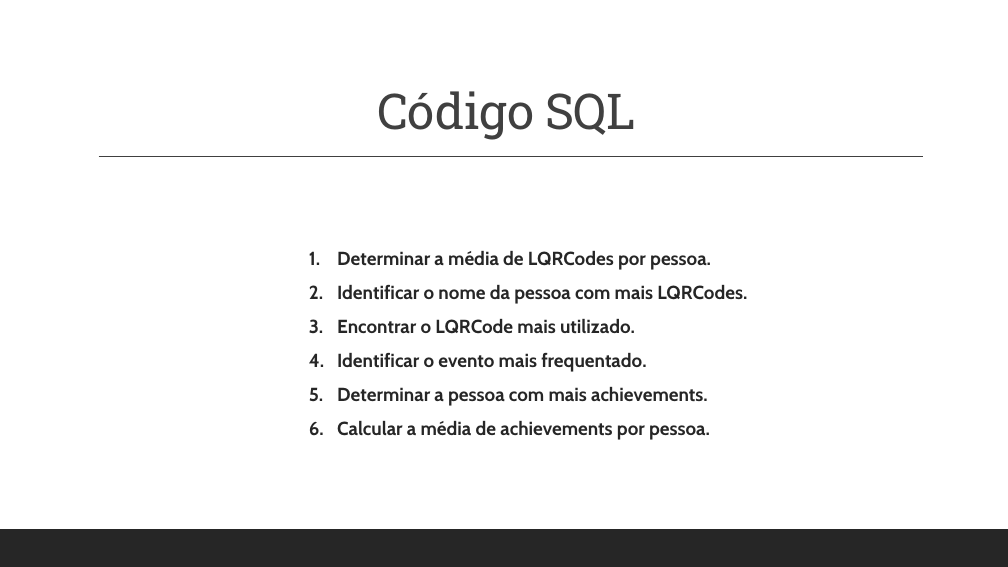
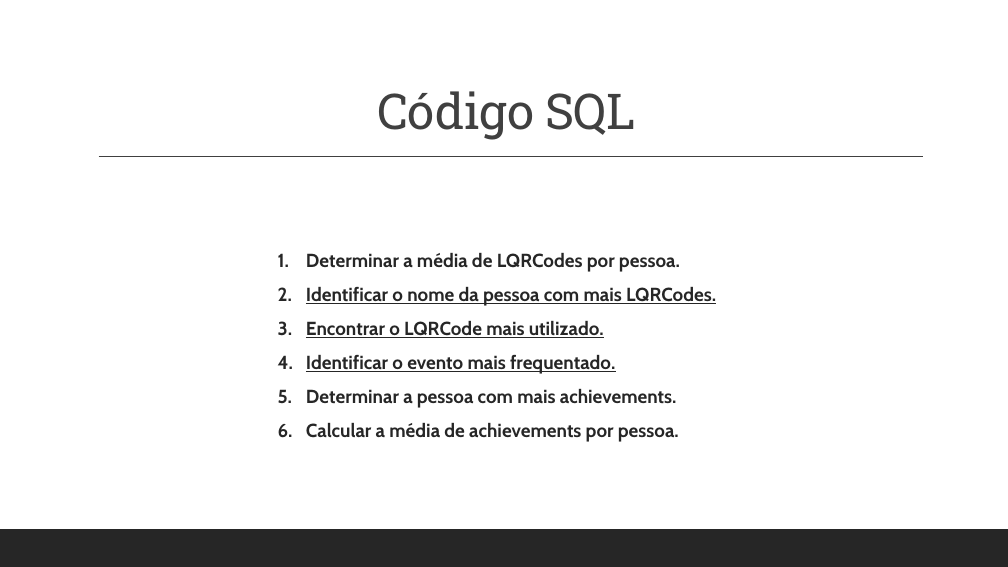
Before and after one commit to Fang261/QR-Caching_WEB, a slide deck: slide 4 of Apresentação/Qr_Caching_Estatisticas.pptx. Drawn at 1008x567 pixels with LibreOffice and Linux fonts; fonts in the diff are those of the drawing. Boxes give left, top, right and bottom in pixels: in the first picture for what was removed or moved away, otherwise in the second. Text is boxed around its words. In the diff, an @@ line names an element or a change of style, - is before the commit and + after.

```diff
--- a/Apresentação/Qr_Caching_Estatisticas.pptx
+++ b/Apresentação/Qr_Caching_Estatisticas.pptx
@@ text "Determinar a média de LQRCodes ..." moved from (x1=337, y1=251, x2=747, y2=440) to (x1=306, y1=253, x2=716, y2=442) @@
@@ text at (x1=306, y1=287, x2=716, y2=374): underline on in "Identificar o nome da pessoa com mais ...", "Encontrar o LQRCode mais utilizado.", "Identificar o evento mais frequentado." @@
```
Also in this commit, not shown: 2 other slides changed, 1 other file.
